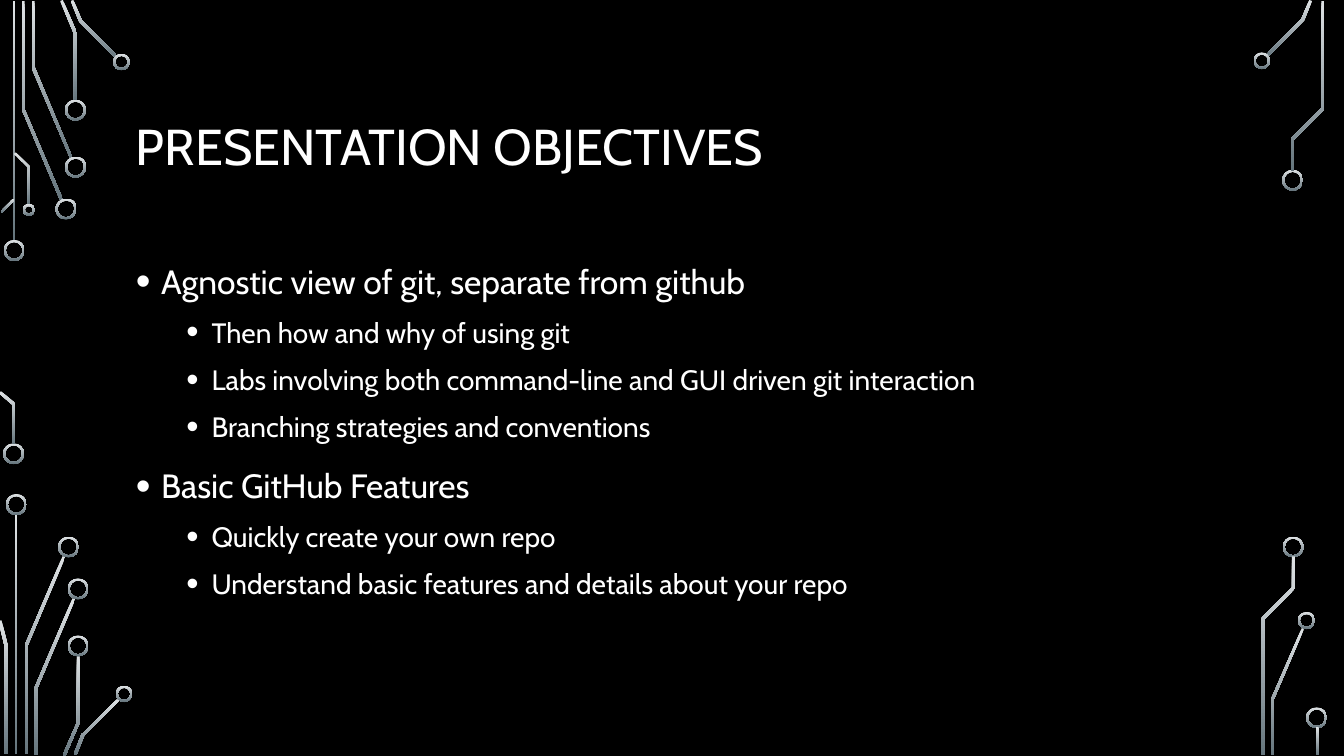
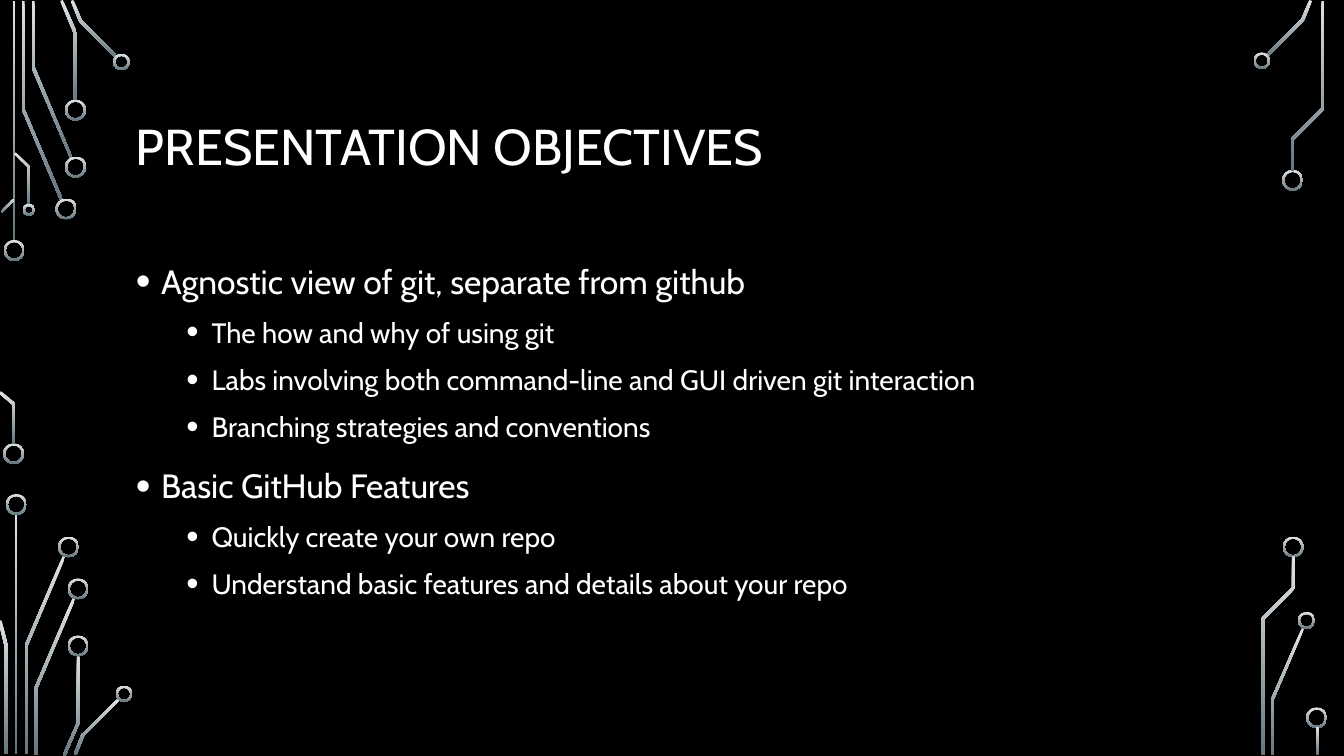
Before and after one commit to onideus/github-101-website, a slide deck: slide 3 of resources/Introduction to github.pptx. Drawn at 1344x756 pixels with LibreOffice and Linux fonts; fonts in the diff are those of the drawing; background and template pictures are left out. Boxes give left, top, right and bottom in pixels: in the first picture for what was removed or moved away, otherwise in the second. Text is boxed around its words. In the diff, an @@ line names an element or a change of style, - is before the commit and + after.

Commit message:
Changes to presentation slides.

```diff
--- a/resources/Introduction to github.pptx
+++ b/resources/Introduction to github.pptx
@@ text at <box>212,322,554,349</box>: text changed @@
-  • Then how and why of using git
+  • The how and why of using git
```
Also in this commit, not shown: 1 other slide changed, 2 other files.
